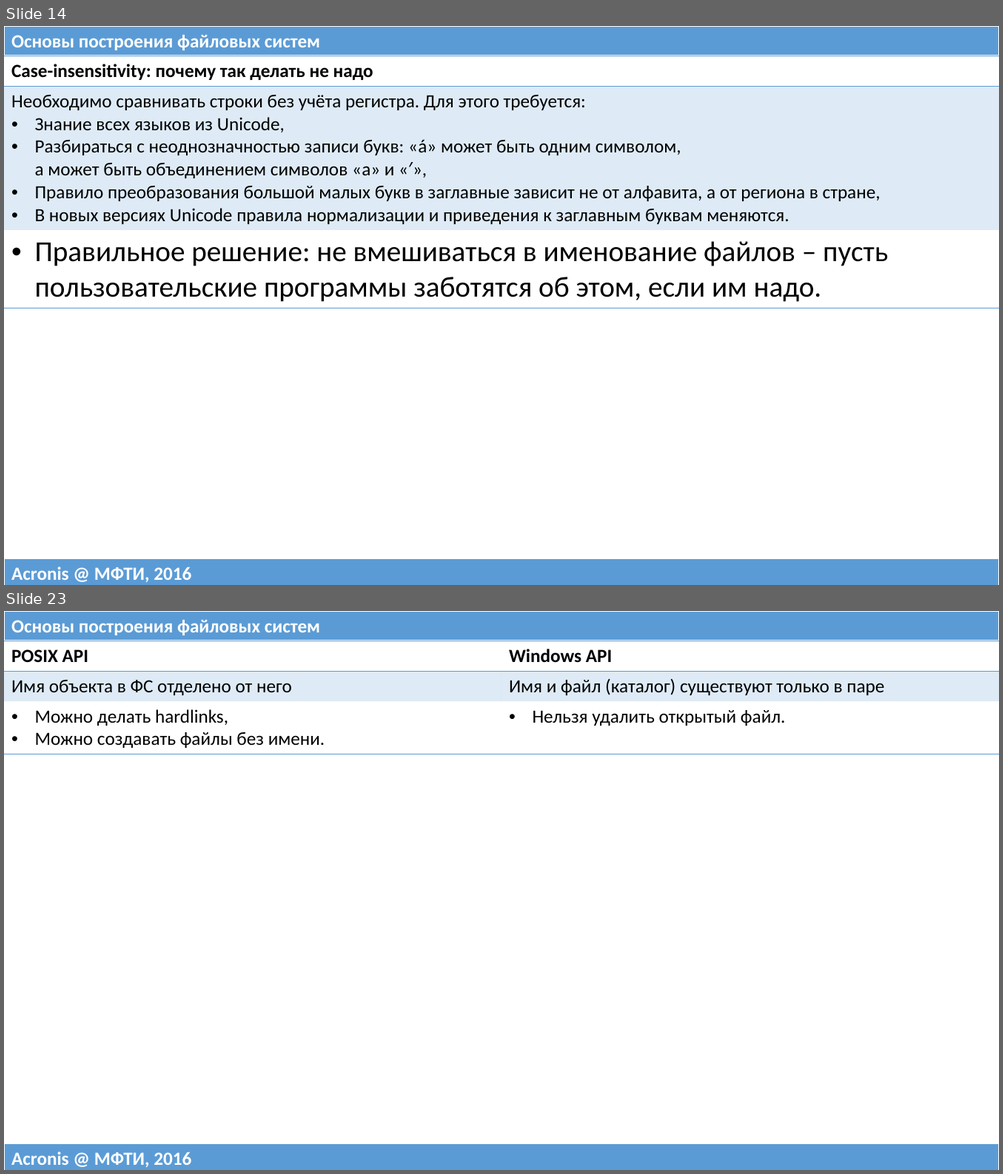
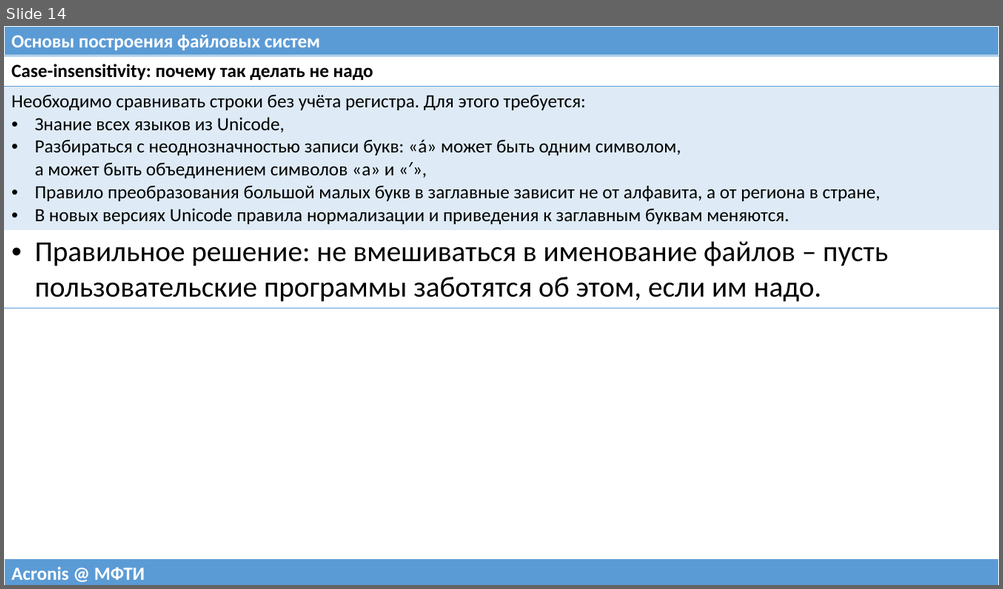
Before and after one commit to 75cc8545e7b021ed280ed0ef99fc7fc4/filesystems-101, a slide deck: talks/src/class01.pptx. Shown one above the other, each under a label of ours: slides 14 and 23 before the commit, slide 14 after it; the slides between them are not shown. The pictures are 1003x1174 and 1003x589 pixels, drawn with LibreOffice and Linux fonts; fonts in the diff are those of the drawing. Boxes give left, top, right and bottom in pixels: in the first picture for what was removed or moved away, otherwise in the second. Text is boxed around its words. In the diff, an @@ line names an element or a change of style, - is before the commit and + after.

```diff
--- a/talks/src/class01.pptx
+++ b/talks/src/class01.pptx
@@ slide 23 removed at [4,611,999,1170], background #FFFFFF @@
@@ table removed at [4,611,999,641], 1 rows, 1 columns @@
-Основы построения файловых систем
@@ table removed at [4,641,999,753], 3 rows, 2 columns @@
-POSIX API | Windows API
-Имя объекта в ФС отделено от него | Имя и файл (каталог) существуют только в паре
-Можно делать hardlinks, / Можно создавать файлы без имени. | Нельзя удалить открытый файл.
@@ table removed at [4,1144,999,1170], 1 rows, 1 columns @@
-Acronis @ МФТИ, 2016
@@ slide 14 changed as well @@
@@ table at [4,559,999,585] @@
-row 1, column 1: Acronis @ МФТИ, 2016
+row 1, column 1: Acronis @ МФТИ
```
Also in this commit, not shown: 13 other slides changed, 13 other slides removed, 3 other files.
